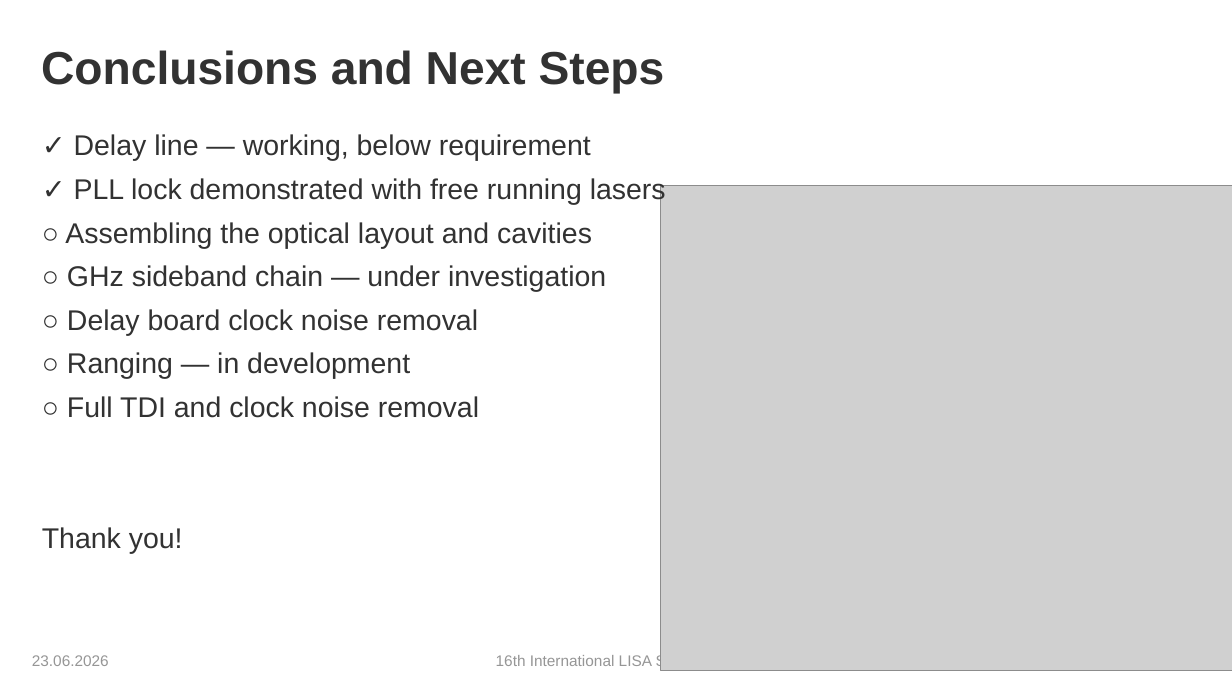
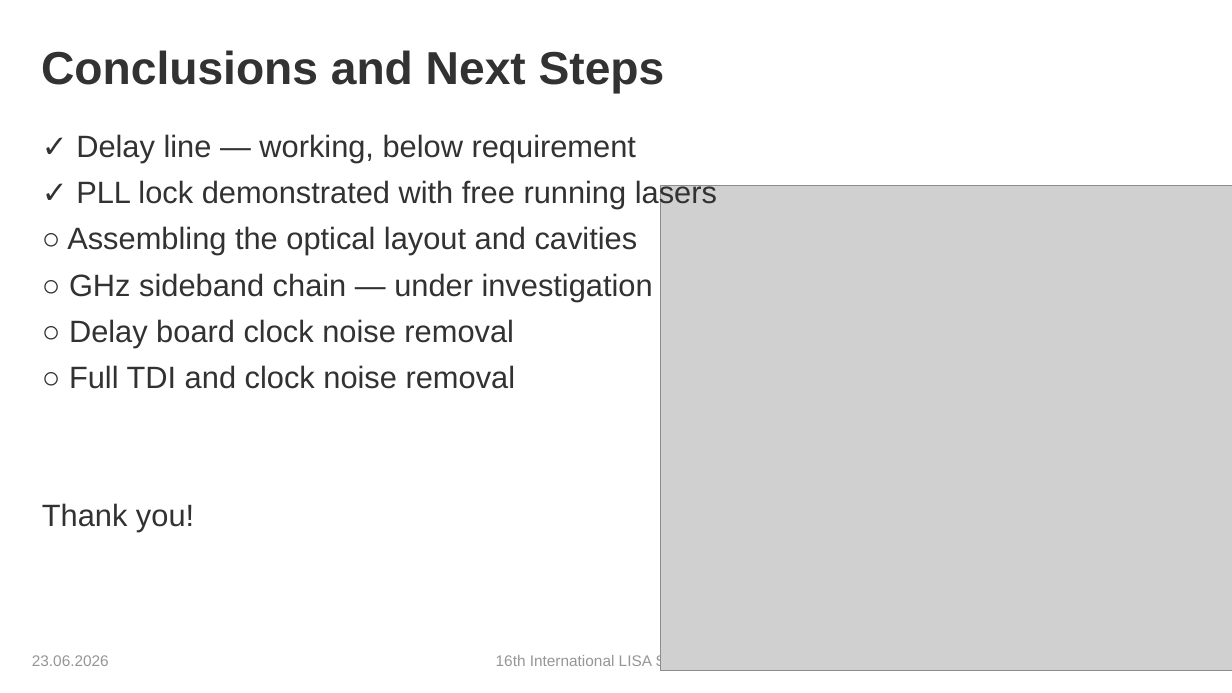
Before and after one commit to karinkruuse/Esitlused, a slide deck: slide 17 of Kruuse_Symposium_2026 - Copy.pptx (slide 19 before the commit). Drawn at 1232x693 pixels with LibreOffice and Linux fonts; fonts in the diff are those of the drawing; grey boxes stand for pictures; background and template pictures are left out. Boxes give left, top, right and bottom in pixels: in the first picture for what was removed or moved away, otherwise in the second. Text is boxed around its words. In the diff, an @@ line names an element or a change of style, - is before the commit and + after.

```diff
--- a/Kruuse_Symposium_2026 - Copy.pptx
+++ b/Kruuse_Symposium_2026 - Copy.pptx
@@ text "✓ Delay line — working, ..." at bbox=[42, 134, 717, 532]: size 22.2 to 24 pt @@
@@ text at bbox=[67, 352, 410, 379]: paragraph removed @@
-○ Ranging — in development
```
Also in this commit, not shown: 10 other slides changed, 2 slides removed.
